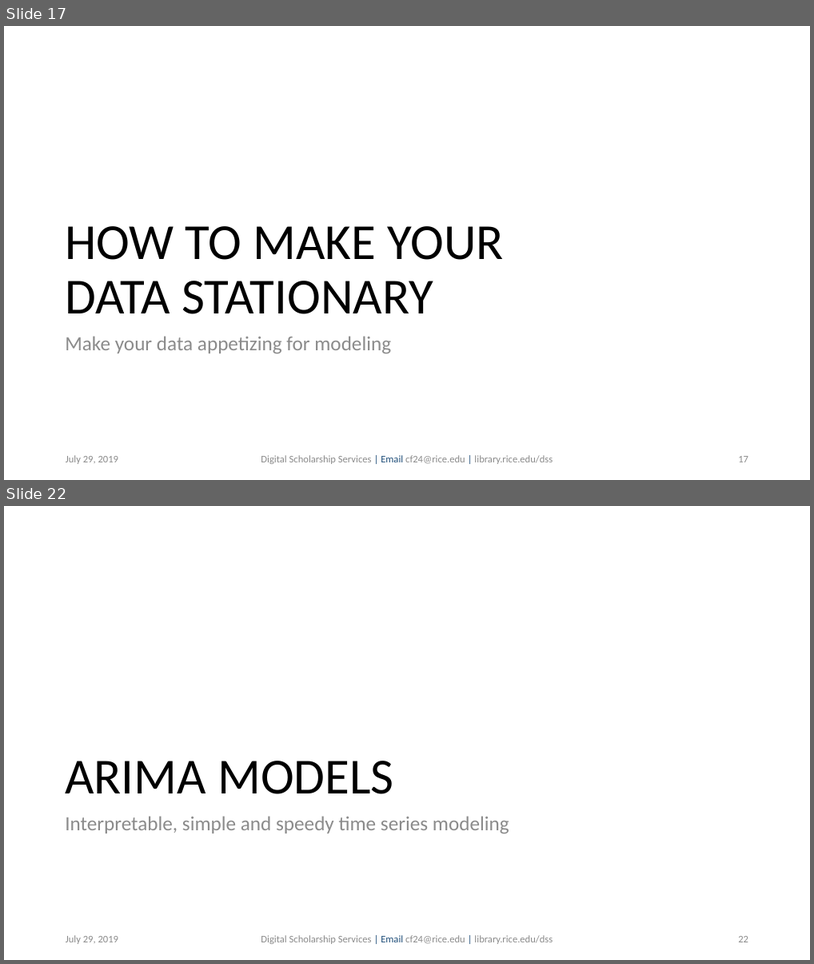
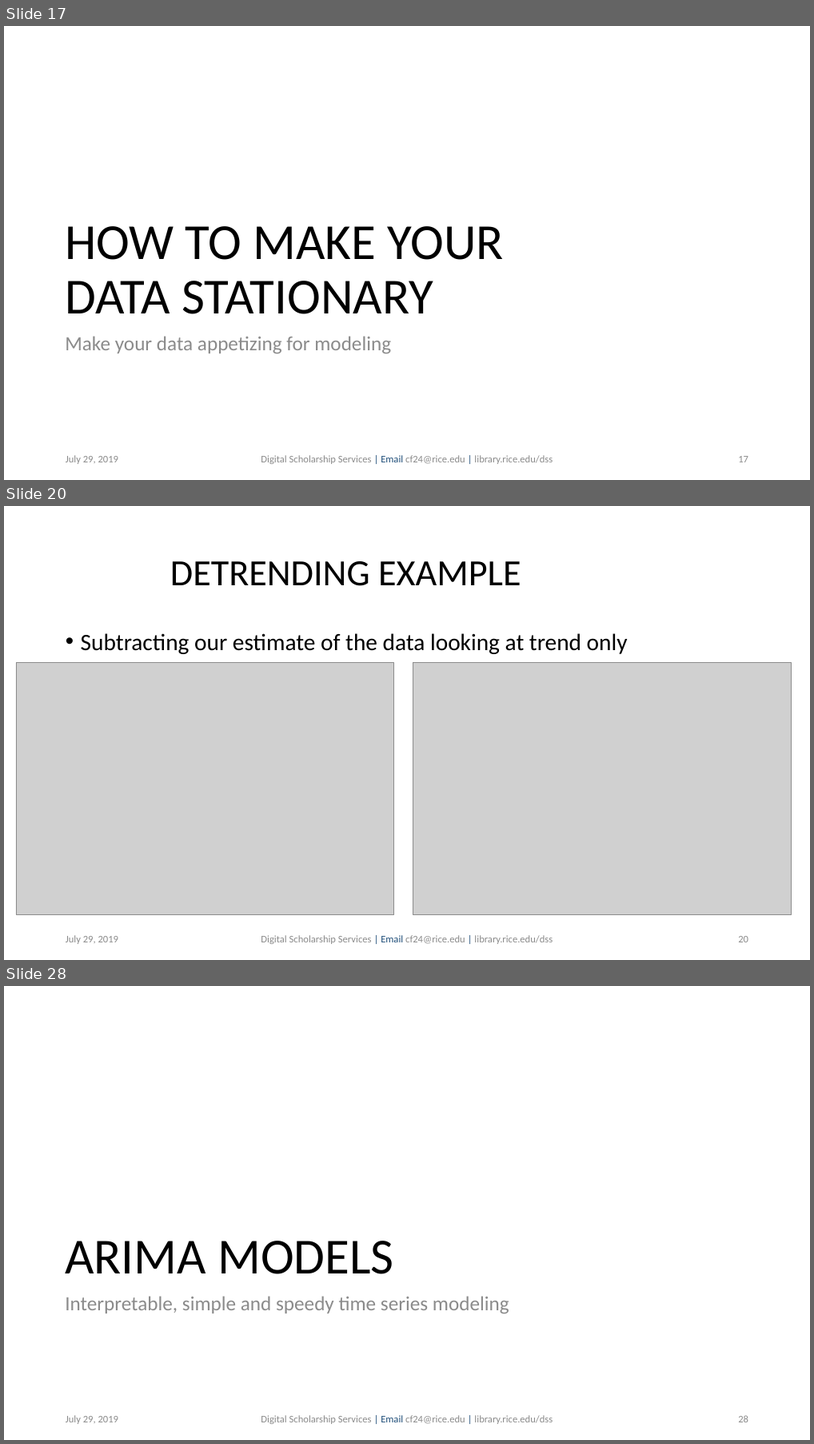
Before and after one commit to bakitybacon/rice-data-and-donuts, a slide deck: tsa/Introduction to Time Series Analysis.pptx. Shown one above the other, each under a label of ours: slides 17 and 22 before the commit, slides 17, 20 and 28 after it; the slides between them are not shown. The pictures are 814x964 and 814x1444 pixels, drawn with LibreOffice and Linux fonts; fonts in the diff are those of the drawing; grey boxes stand for pictures; background and template pictures are left out. Boxes give left, top, right and bottom in pixels: in the first picture for what was removed or moved away, otherwise in the second. Text is boxed around its words. In the diff, an @@ line names an element or a change of style, - is before the commit and + after.

```diff
--- a/tsa/Introduction to Time Series Analysis.pptx
+++ b/tsa/Introduction to Time Series Analysis.pptx
@@ slide 20 added at bbox=[4, 506, 810, 960], background #FFFFFF @@
@@ title added at bbox=[170, 561, 521, 586], 44 pt, text #000000 @@
+DETRENDING EXAMPLE
@@ text added at bbox=[81, 633, 628, 654], 28 pt, text #000000 @@
+• Subtracting our estimate of the data looking at trend only
@@ picture added at bbox=[16, 663, 394, 915] @@
@@ picture added at bbox=[414, 663, 792, 915] @@
@@ text added at bbox=[66, 935, 119, 944], 12 pt, text #8C8C8C @@
+July 29, 2019
@@ text added at bbox=[261, 935, 553, 944], 12 pt, text #8C8C8C @@
+Digital Scholarship Services | Email cf24@rice.edu | library.rice.edu/dss
@@ page number added at bbox=[738, 936, 749, 942], 12 pt, text #8C8C8C @@
+20
@@ what was slide 22 is now slide 28 @@
@@ page number at bbox=[738, 1415, 749, 1422]: text changed @@
-22
+28
```
Also in this commit, not shown: 6 slides changed, 11 other slides added.
